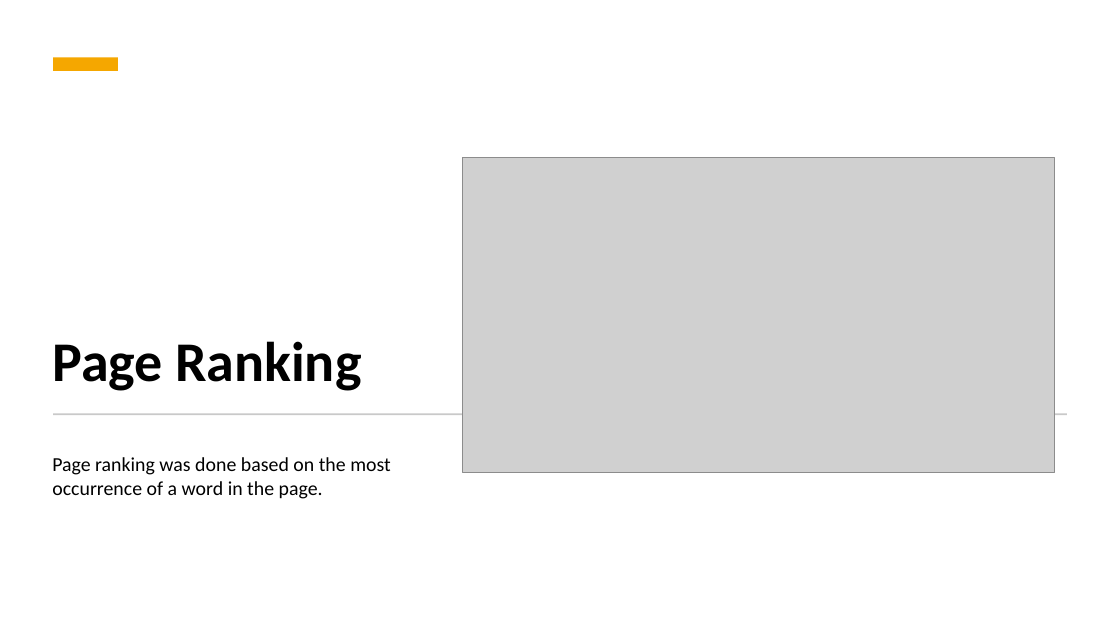
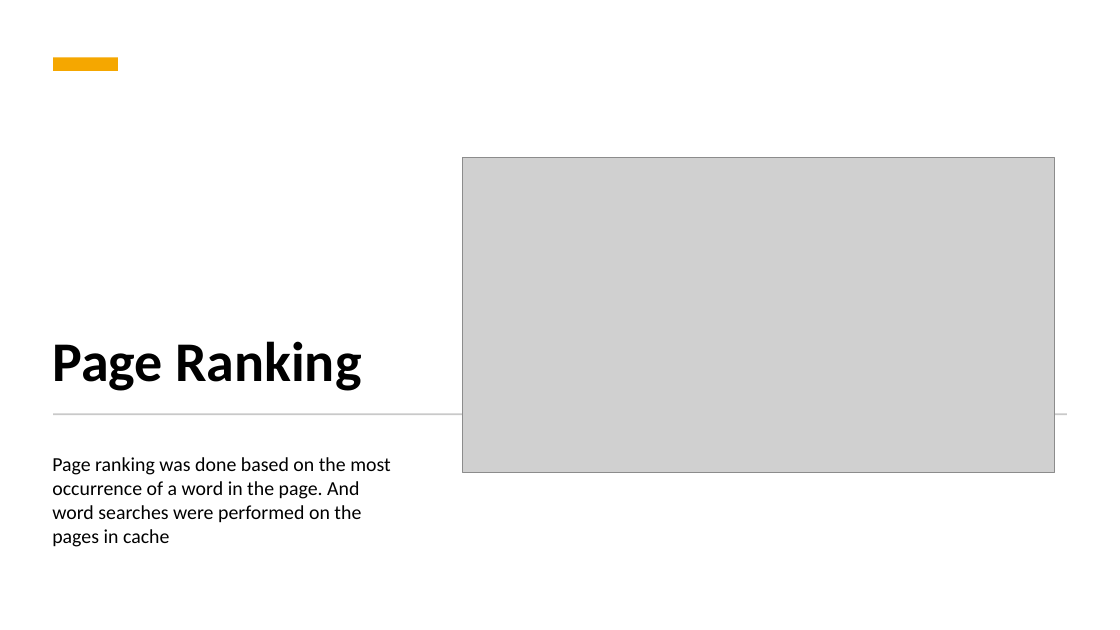
Before and after one commit to hamzaBaig1998/ACCWebSearchEngine, a slide deck: slide 9 of presentation/Group14_websearchengine_presentation.pptx. Drawn at 1120x630 pixels with LibreOffice and Linux fonts; fonts in the diff are those of the drawing; grey boxes stand for pictures. Boxes give left, top, right and bottom in pixels: in the first picture for what was removed or moved away, otherwise in the second. Text is boxed around its words. In the diff, an @@ line names an element or a change of style, - is before the commit and + after.

```diff
--- a/presentation/Group14_websearchengine_presentation.pptx
+++ b/presentation/Group14_websearchengine_presentation.pptx
@@ subtitle at (52, 457, 391, 547): text changed @@
-Page ranking was done based on the most occurrence of a word in the page.
+Page ranking was done based on the most occurrence of a word in the page. And word searches were performed on the pages in cache
```
Also in this commit, not shown: 2 other slides changed, 2 slides added, 1 slide removed.
